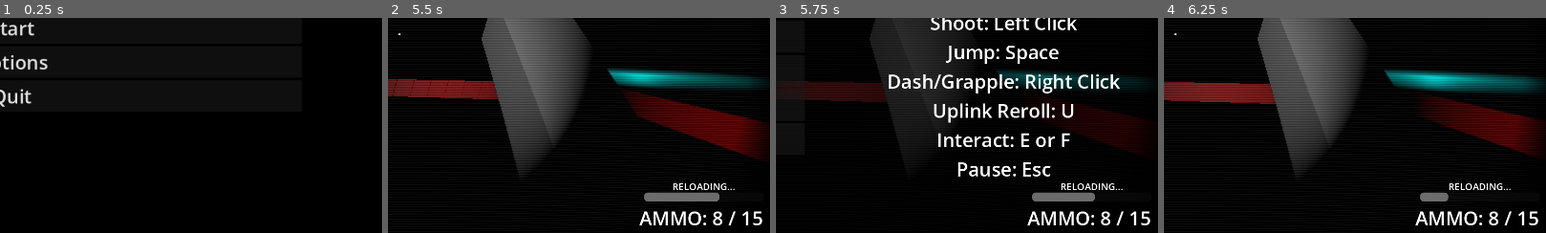
Above: before the commit, frames 1-4 (left to right).
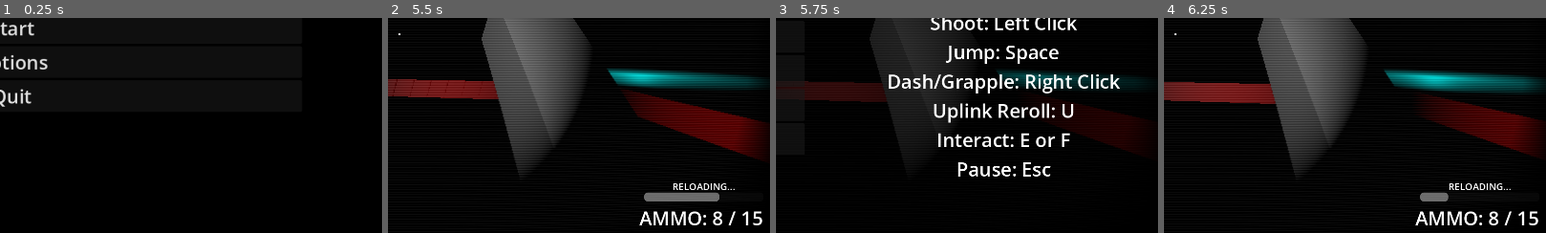
Above: after the commit, the same moments.

Repository: EnderiousGaming/R0-0TRoguelike
Game: Godot game, scene res://scenes/main_menu.tscn
Same seed, same stepped clock (60 frames per second), same inputs: the game is played once before the commit and once after it.
Inputs (mouse positions are % of the whole screen's width and height, from its top left):
- Up to frame 1 (0.25 s): no input
- Up to frame 2 (5.5 s): click "Start" at 0.5 s; move the mouse to (55, 50) at 1.27 s; hold W (move_forward) from 1.28 s (still down); right-click (55, 50) at 1.35 s; click (55, 50) at 1.42 s; tap Space (jump) at 1.52, 2.27, 3.77, 4.52, 5.27 s; move the mouse to (45, 50) at 2.02 s; tap E (interact) at 2.1, 4.35 s; click (45, 50) at 2.17 s; move the mouse to (52, 48) at 2.77 s; press the mouse at (52, 48) at 2.78 s; move the mouse to (49, 52) at 3.52 s; release the mouse at (49, 52) at 3.53 s; right-click (49, 52) at 3.6 s; click (49, 52) at 3.67 s; move the mouse to (57, 51) at 4.27 s; click (57, 51) at 4.42 s; tap R (reload) at 4.9 s; move the mouse to (42, 49) at 5.02 s; click (42, 49) at 5.1 s
- Up to frame 3 (5.75 s): keep holding W (move_forward); tap Escape (ui_cancel) at 5.65 s
- Up to frame 4 (6.25 s): release W (move_forward) at 5.75 s; click "RESUME" at 5.75 s
The pictures show only the part of the screen within x 48-98%, y 46-96%; the shares and areas given below are measured in that part.

Frames 1-2 are identical in both runs. In frame 3, 1.9% of the frame differs, in the area x 65-98%, y 76-97%; in frame 4, nothing differs.

Commit message:
Fixed ammo count appearing in pause menu

Diff:
--- a/project.godot
+++ b/project.godot
@@ -139,3 +139,4 @@
 [rendering]
 
 rendering_device/driver.windows="d3d12"
+occlusion_culling/use_occlusion_culling=true
--- a/scripts/player.gd
+++ b/scripts/player.gd
@@ -548,6 +548,7 @@
 	# Toggle UI visibility
 	pause_menu.visible = new_pause_state
 	var show_hud = not new_pause_state
+
 	$HUD/Crosshair.visible = show_hud
 	health_display.visible = show_hud
 	score_display.visible = show_hud
@@ -555,8 +556,14 @@
 	stage_display.visible = show_hud
 	announcement_label.visible = show_hud
 
-	# Toggle mouse cursor
+	# --- NEW WEAPON UI FIX ---
+	ammo_display.visible = show_hud
+
+	# Always hide these bars when paused.
+	# When unpaused, your _process() loop will automatically turn them back on if needed!
 	if new_pause_state:
+		reload_bar.visible = false
+		grapple_bar.visible = false
 		Input.set_mouse_mode(Input.MOUSE_MODE_VISIBLE)
 	else:
 		Input.set_mouse_mode(Input.MOUSE_MODE_CAPTURED)
